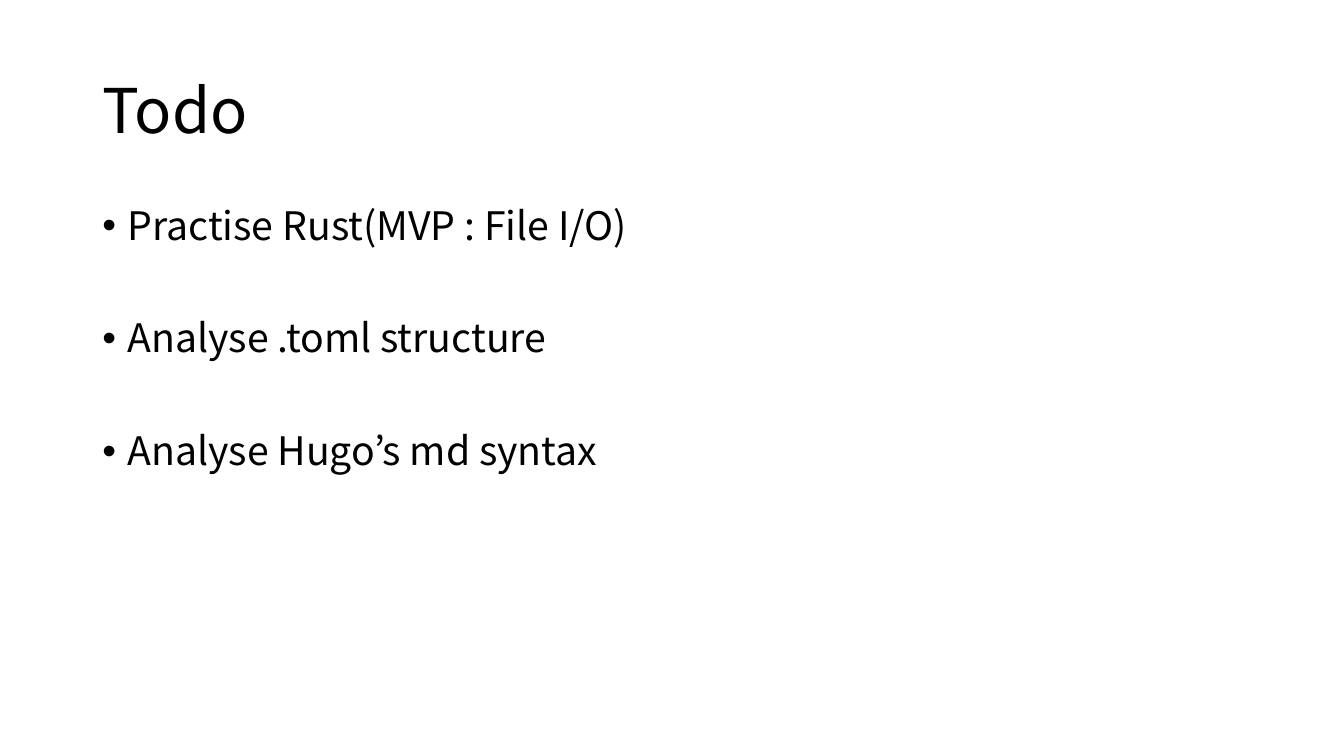
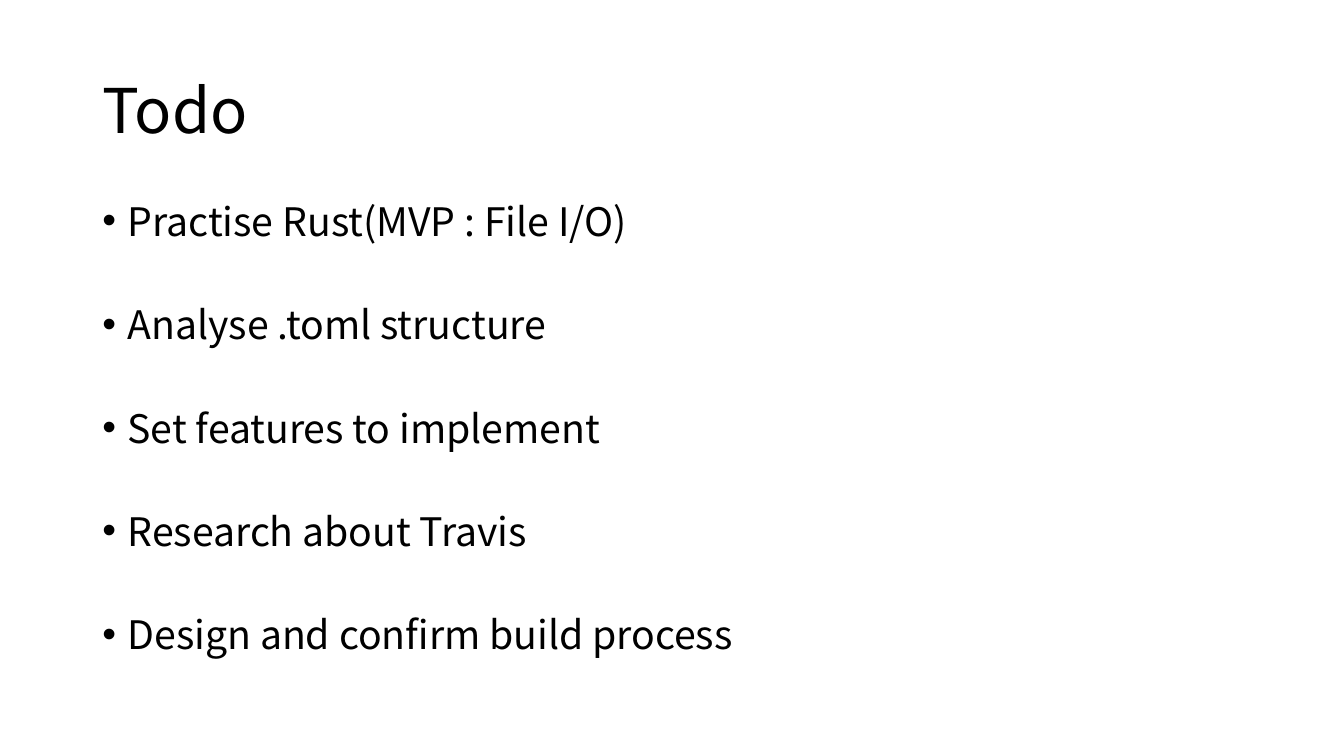
Before and after one commit to hatchling13/rmdprep, a slide deck: slide 8 of layout.pptx. Drawn at 1344x756 pixels with LibreOffice and Linux fonts; fonts in the diff are those of the drawing. Boxes give left, top, right and bottom in pixels: in the first picture for what was removed or moved away, otherwise in the second. Text is boxed around its words. In the diff, an @@ line names an element or a change of style, - is before the commit and + after.

Commit message:
Added Todo work in layout and today's devlog

```diff
--- a/layout.pptx
+++ b/layout.pptx
@@ text at <box>128,204,627,348</box>: line spacing 0.9 to 0.8 @@
@@ text at <box>128,411,732,659</box>: text changed @@
-• Analyse Hugo’s md syntax
+• Set features to implement
+• Research about Travis
+• Design and confirm build process
```
Also in this commit, not shown: 2 other slides changed, 1 slide added, 1 slide removed, 1 other file.
